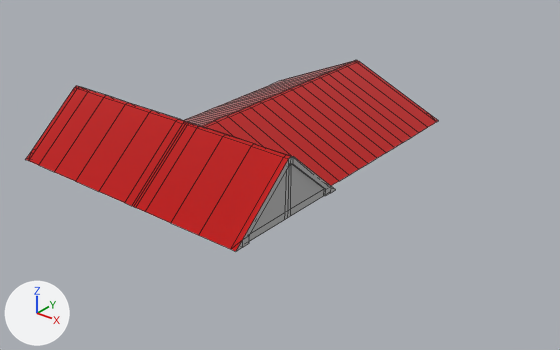
The FBX model Content/Data/RootModelisationFiles/FBX/KitArchiFBX/MaisonEtage/ToitMaison_01.fbx: old version first, new version second.
Camera for both pictures: a 50 mm lens placed at (26.7, -34.7, 26.1), pointed at (-0.1, -1.3, 5.4). Arrows for +X, +Y and +Z are at lower left; the lights stay in place. Mesh edges are drawn as thin lines. Where no turn or scale is listed for an object, it has been applied to the vertices. Vertices at the same position are counted once.

The older version as bpy lines, for what is in view:
```python
me_mesh = bpy.data.meshes.new('Mesh')
me_mesh.from_pydata(...)  # 299 vertices, 222 faces; spans x -12.0..5.0, y -11.1..10.2, z 6.5..10.0
# faces by material slot: [148, 50, 8, 8, 8]
me_mesh.materials.append(mat_toit)  # red #bb0000
me_mesh.materials.append(mat_06___default)  # grey #bcbcbc
me_mesh.materials.append(mat_material__70)  # grey #bcbcbc
me_mesh.materials.append(mat_material__81)  # grey #bcbcbc
me_mesh.materials.append(mat_material__48)  # grey #bcbcbc
ob_toitmaison_01 = bpy.data.objects.new('ToitMaison_01', me_mesh)
ob_toitmaison_01.location = (0.0, 0.0, 0.0)
```
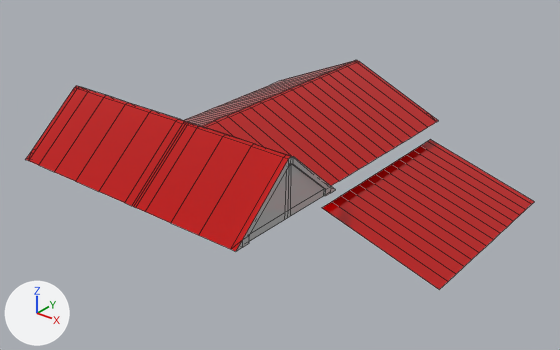
Commit message: [TechArt][3D] ToitMaionEtage

What differs and where, as boxes (x1, y1, x2, y2) in the pictures (560 x 350 px):
'ToitMaison_01', reshaped (23% wider, 20% taller)
    before: (25, 60, 438, 251)
    after: (25, 60, 534, 289)
part 1 of me_mesh, added (red)
    after: (322, 139, 534, 289)

The change, as a list of edits to the scene's bpy script:
```text
Change me_mesh:
    where me_mesh.from_pydata(...)  # 299 vertices, 222 faces; spans x -12.0..5.0, y -11.1..10.2, z 6.5..10.0
    used by ob_toitmaison_01; location = (0.0, 0.0, 0.0)
    verts and faces of me_mesh; kept vertices keep their numbers, new ones are numbered from 299
    me_mesh part 1
    add verts[299] = (12.0, -3.1, 3.1)  # pixel (439, 289)
    add verts[300] = (12.0, -1.2, 3.1)  # pixel (456, 274)
    add verts[301] = (4.3, -2.1, 5.3)  # pixel (331, 201)
    add verts[302] = (12.0, 8.1, 3.1)  # pixel (525, 209)
    add verts[303] = (12.0, 5.3, 3.1)  # pixel (507, 227)
    add verts[304] = (4.3, 6.3, 5.3)  # pixel (406, 154)
    add verts[305] = (12.0, 2.5, 3.1)  # pixel (486, 246)
    add verts[306] = (12.0, 4.4, 3.1)  # pixel (500, 233)
    add verts[307] = (4.3, 2.6, 5.3)  # pixel (375, 174)
    add verts[308] = (12.0, -0.3, 3.1)  # pixel (464, 266)
    add verts[309] = (12.0, 1.6, 3.1)  # pixel (479, 252)
    add verts[310] = (4.3, -0.2, 5.3)  # pixel (349, 190)
    add for new, old in zip([*range(311, 323)], [*range(299, 311)]): verts[new] = verts[old] + (0.0, 0.9, 0.0)
    add for new, old in zip([*range(323, 329)], [299, 302, 303, 306, 309, 318]): verts[new] = verts[old] + (-7.7, 0.0, 2.2)
    add for new, old in zip([329, 330, 331], [312, 314, 321]): verts[new] = verts[old] + (-7.7, 0.1, 2.2)
    add verts[332] = (12.0, 9.4, 3.1)  # pixel (534, 201)
    add verts[333] = (4.3, 9.5, 5.3)  # pixel (430, 139)
    add verts[334] = (12.0, 7.1, 3.1)  # pixel (519, 215)
    add verts[335] = (12.0, 8.1, 3.1)  # pixel (525, 209)
    add verts[336] = (4.3, 8.1, 5.3)  # pixel (420, 145)
    add faces += [(299, 311, 301, 323), (300, 313, 301, 311), (300, 312, 329, 313), (302, 314, 330, 324), (314, 332, 333, 330), (303, 315, 304, 325)]  # mat_toit (red #bb0000)
    add faces += [(304, 315, 334, 316), (316, 334, 335, 336), (305, 317, 319, 307), (306, 326, 319, 317), (306, 318, 328, 326), (308, 320, 322, 310)]  # mat_toit (red #bb0000)
    add faces += [(309, 327, 322, 320), (309, 321, 331, 327)]  # mat_toit (red #bb0000)
```
